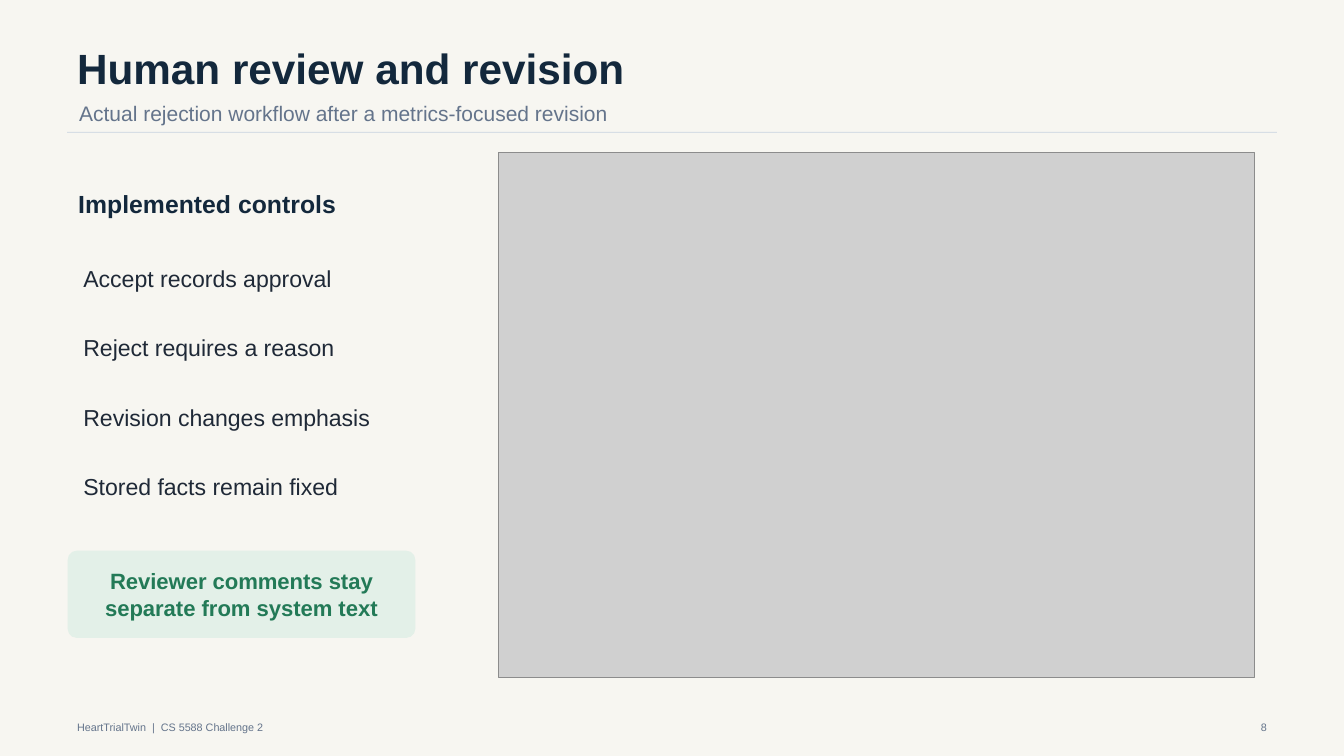
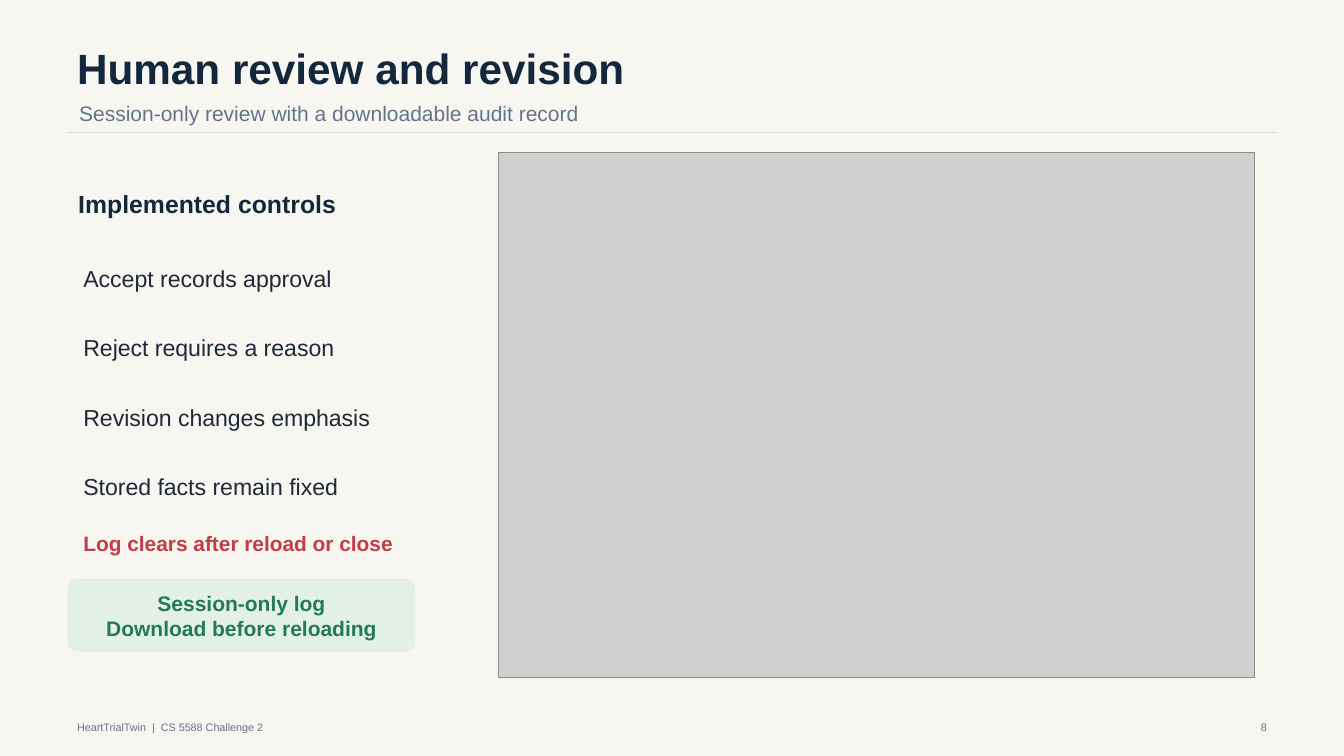
Before and after one commit to akwasianing/HeartTrialTwin, a slide deck: slide 8 of deliverables/HeartTrialTwin_Challenge2_Final.pptx. Drawn at 1344x756 pixels with LibreOffice and Linux fonts; fonts in the diff are those of the drawing; grey boxes stand for pictures. Boxes give left, top, right and bottom in pixels: in the first picture for what was removed or moved away, otherwise in the second. Text is boxed around its words. In the diff, an @@ line names an element or a change of style, - is before the commit and + after.

```diff
--- a/deliverables/HeartTrialTwin_Challenge2_Final.pptx
+++ b/deliverables/HeartTrialTwin_Challenge2_Final.pptx
@@ text at (79, 106, 578, 126): text changed @@
-Actual rejection workflow after a metrics-focused revision
+Session-only review with a downloadable audit record
@@ text added at (83, 536, 392, 555), 14.9 pt, text #C43C45, bold @@
+Log clears after reload or close
@@ rounded rectangle removed at (69, 552, 415, 637) @@
-Reviewer comments stay separate from system text
@@ rounded rectangle added at (69, 580, 415, 651), fill #E3F0E8, outline #E3F0E8 0.75 pt, 15 pt, text #237A57, bold @@
+Session-only log
+Download before reloading
```
Also in this commit, not shown: 8 other slides changed, 6 other files.
